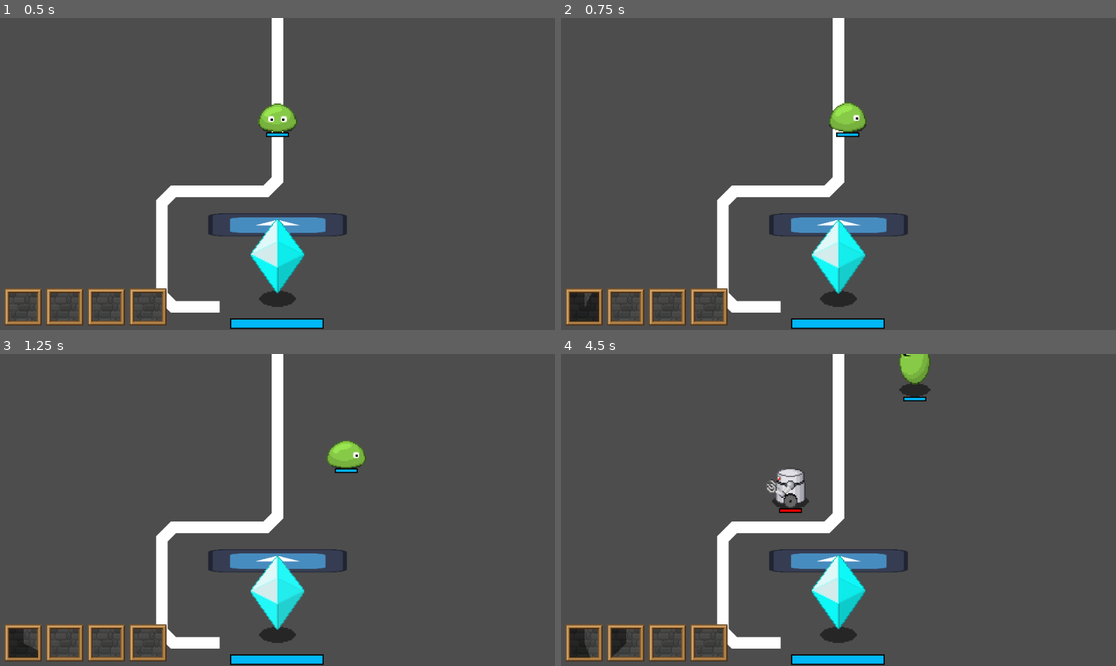
Above: before the commit, frames 1-4 (two rows, left to right).
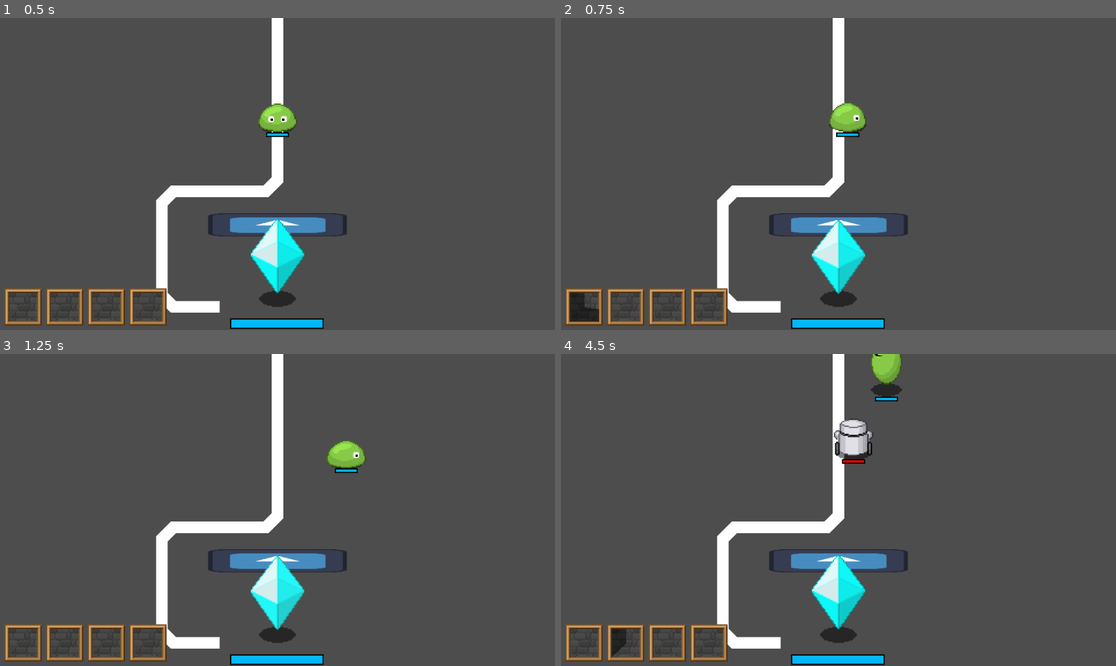
Above: after the commit, the same moments.

Repository: EthanLac13/monsters_vs_machines
Game: Godot game, scene res://scenes/MainScene.tscn
Two runs of this game, one before a commit and one after it. Both use one fixed random seed, a clock stepped at 60 frames per second and the inputs below. The engine's default icon, where the game draws it, is replaced by a stand-in: a white triangle on a blue panel in a dark square.
Inputs:
- Up to frame 1 (0.5 s): no input
- Up to frame 2 (0.75 s): hold Right (InputRight) from 0.53 s (still down); tap Q (UseMove1) at 0.6 s
- Up to frame 3 (1.25 s): keep holding Right (InputRight)
- Up to frame 4 (4.5 s): release Right (InputRight) at 1.28 s; hold Down (InputDown) 1.28-2.03 s; tap W (UseMove2) at 1.35, 2.85, 4.35 s; hold Right (InputRight) 2.03-2.78 s; tap Q (UseMove1) at 2.1, 3.6 s; hold Up (InputUp) 2.78-3.53 s; hold Left (InputLeft) from 3.53 s (still down)

Frame 1 is identical in both runs. In frame 2, 0.1% of the frame differs, in the area x 4-7%, y 88-94%; in frame 3, 0.3%; in frame 4, 3.1%, in the area x 1-67%, y 0-98%.

Commit message:
Added slowdown to slimeball

Diff:
--- a/scenes/characters/base_ai_controller.gd
+++ b/scenes/characters/base_ai_controller.gd
@@ -10,8 +10,6 @@
 var lost_track: bool = false # Whether we got distracted from following the track
 
 var stats
-
-var movement_speed: float = 0.0
 
 var crystal_chase_dir: float = 128.0
 var next_node_dir: float = 24.0
@@ -35,7 +33,7 @@
 	controlled_entity.stats_data.base_stats.magic_attack = stats.magic_attack
 	controlled_entity.stats_data.base_stats.magic_defense = stats.magic_defense
 
-	movement_speed = stats.movement_speed
+	controlled_entity.move_speed = stats.movement_speed
 
 	controlled_entity.can_flinch = stats.can_flinch
 	controlled_entity.weight = stats.weight
--- a/scenes/characters/enemies/sentry_droid/ai_controller_sentry_droid.gd
+++ b/scenes/characters/enemies/sentry_droid/ai_controller_sentry_droid.gd
@@ -25,6 +25,7 @@
 			# If we're farther than max_chase_dir range away from the target, get closer
 			if controlled_entity.position.distance_to(target_pos) >= max_chase_dir:
 				var movement_vector = controlled_entity.position.direction_to(target_pos).normalized()
+				var movement_speed = controlled_entity.get_effective_move_speed()
 				controlled_entity.move(movement_vector * movement_speed)
 
 				# Change our direction based on movement
--- a/scenes/characters/enemies/six_blades/ai_controller_six_blades.gd
+++ b/scenes/characters/enemies/six_blades/ai_controller_six_blades.gd
@@ -41,4 +41,5 @@
 			# If we're farther than max_chase_dir range away from the target, get closer
 			if controlled_entity.position.distance_to(target_pos) >= max_chase_dir:
 				var movement_vector = controlled_entity.position.direction_to(target_pos).normalized()
+				var movement_speed = controlled_entity.get_effective_move_speed()
 				controlled_entity.move(movement_vector * movement_speed)
--- a/scenes/entity_test.gd
+++ b/scenes/entity_test.gd
@@ -50,7 +50,7 @@
 	0
 ]
 var skill_max_cooldowns: Array[int] = [
-	120,
+	30,
 	300
 ]
 var current_skill_scene: Node = null
@@ -68,6 +68,10 @@
 
 var disabled_nodes_on_flinch = []
 
+var status_effects = {
+
+}
+
 # Signals
 signal took_damage
 
@@ -99,6 +103,13 @@
 	animation_object.set_anim_player()
 
 func _process(delta: float) -> void:
+	# Check for status effects ticking down
+	for status_effect in status_effects:
+		if status_effects[status_effect].has("duration"):
+			status_effects[status_effect].duration -= 1
+			if status_effects[status_effect].duration <= 0:
+				status_effects.erase(status_effect)
+
 	# Check for mercy timer
 	if !is_flinching:
 		if mercy_timer > 0:
@@ -215,7 +226,8 @@
 
 	# Move and change animations
 	if is_moving: # Set walk animation when moving
-		move(total_input * move_speed)
+		var effective_move_speed = get_effective_move_speed()
+		move(total_input * effective_move_speed)
 		if !was_previously_moving:
 			animation_object.change_animation("walk", move_dir)
 	else: # Set idle animation when no longer moving
@@ -268,6 +280,12 @@
 	if wall_collider.is_colliding():
 		position.y = last_position_y
 
+func get_effective_move_speed():
+	var effective_move_speed = move_speed
+	if status_effects.has("slime_slowdown"):
+		var slowdown = status_effects.slime_slowdown.slow_amount
+		effective_move_speed *= slowdown
+	return effective_move_speed
 
 # Attempts to use a skill from the array of skills
 func attempt_use_move(skill_index: int):
@@ -304,6 +322,13 @@
 			update_health_bar()
 			took_damage.emit()
 
+			# Apply status effects
+			for status_effect in hitbox.status_effects:
+				if !status_effects.has(status_effect):
+					status_effects[status_effect] = hitbox.status_effects[status_effect]
+			print(status_effects)
+
+			# Flinch from the hit if we're supposed to
 			if stats_data.hp > 0:
 				if hitbox.flinch:
 					can_move = false
--- a/scenes/skills/heroes/slime/slime_shot/skill_slime_shot.gd
+++ b/scenes/skills/heroes/slime/slime_shot/skill_slime_shot.gd
@@ -27,6 +27,12 @@
 		var slime_hitbox = my_slime_ball_node.get_node("Hitbox")
 		slime_hitbox.damage = get_parent().stats_data.base_stats.magic_attack * 0.5
 		slime_hitbox.flinch_weight = 2.0
+		slime_hitbox.status_effects = {
+			"slime_slowdown": {
+				"slow_amount": 0.5,
+				"duration": 360
+			}
+		}
 
 		get_parent().get_parent().add_child(my_slime_ball_node)
 		my_slime_ball_node.position = get_parent().position
